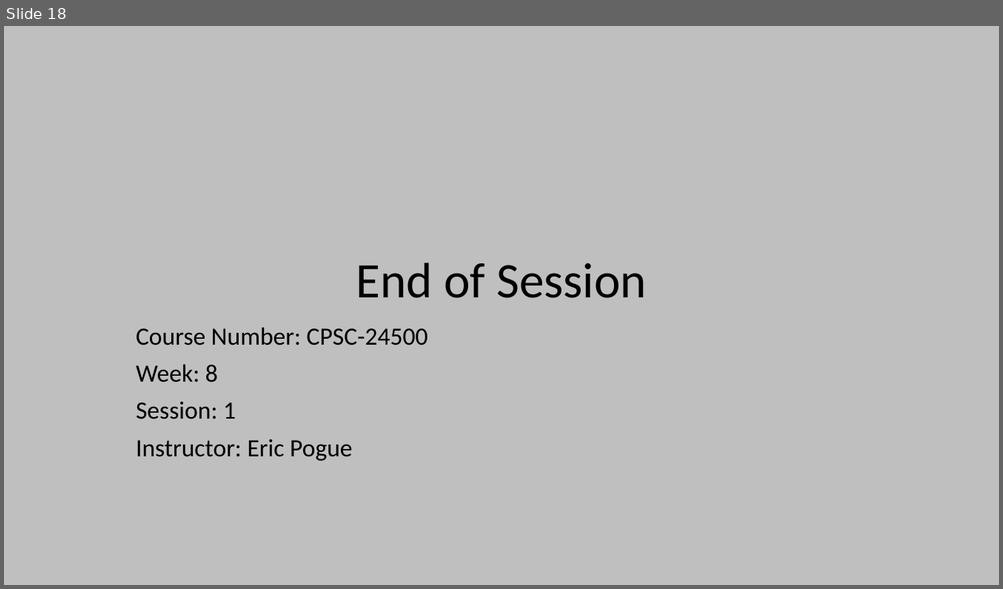
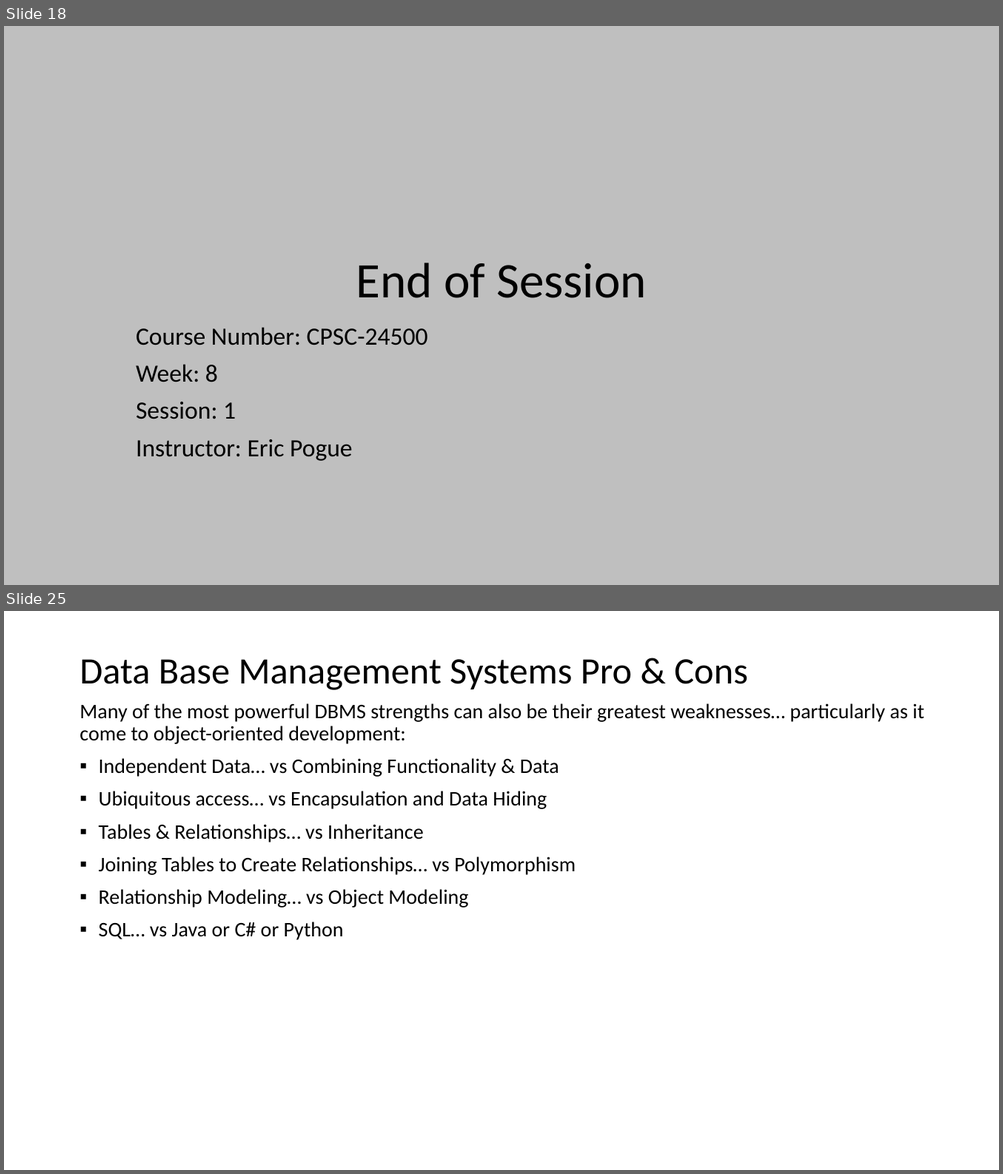
Before and after one commit to EricJPogue/www-epogue-info, a slide deck: CPSC-24500/Week08/2017SpringW08Slides.pptx. Shown one above the other, each under a label of ours: slide 18 before the commit, slides 18 and 25 after it; the slides between them are not shown. The pictures are 1003x589 and 1003x1174 pixels, drawn with LibreOffice and Linux fonts; fonts in the diff are those of the drawing. Boxes give left, top, right and bottom in pixels: in the first picture for what was removed or moved away, otherwise in the second. Text is boxed around its words. In the diff, an @@ line names an element or a change of style, - is before the commit and + after.

```diff
--- a/CPSC-24500/Week08/2017SpringW08Slides.pptx
+++ b/CPSC-24500/Week08/2017SpringW08Slides.pptx
@@ slide 25 added at [4,611,999,1170], background #FFFFFF @@
@@ title added at [79,659,748,690], 36 pt, text #000000 @@
+Data Base Management Systems Pro & Cons
@@ text added at [79,703,924,940], 20 pt, text #000000 @@
+Many of the most powerful DBMS strengths can also be their greatest weaknesses… particularly as it come to object-oriented development:
+▪ Independent Data… vs Combining Functionality & Data
+▪ Ubiquitous access… vs Encapsulation and Data Hiding
+▪ Tables & Relationships… vs Inheritance
+▪ Joining Tables to Create Relationships… vs Polymorphism
+▪ Relationship Modeling… vs Object Modeling
+▪ SQL… vs Java or C# or Python
```
Also in this commit, not shown: 7 slides changed, 16 other slides added, 14 slides removed, 6 other files.
